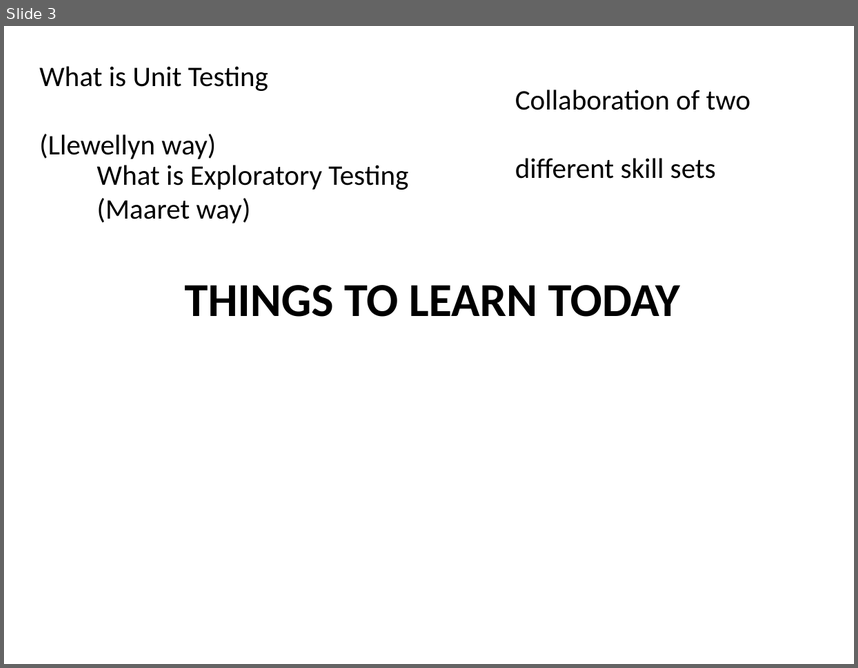
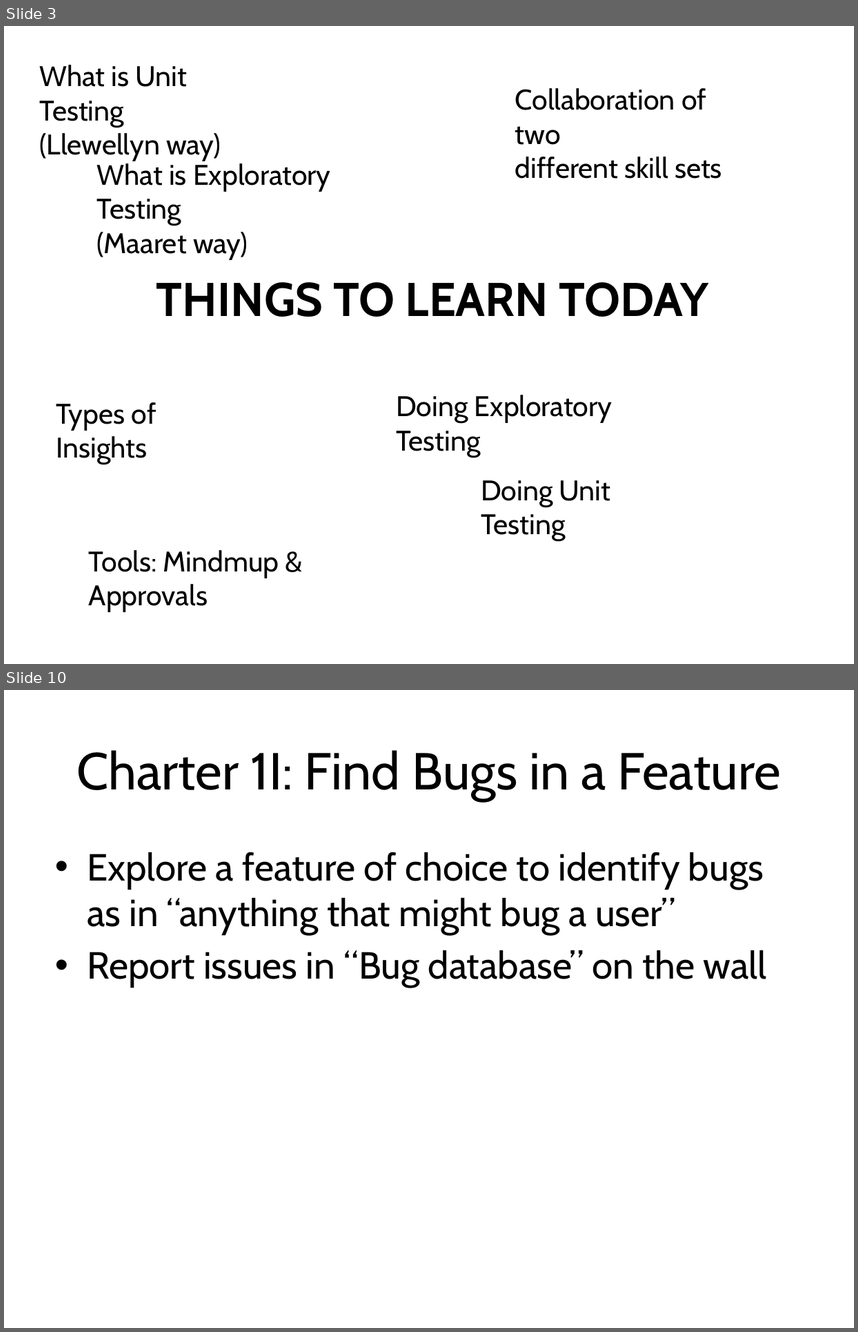
Before and after one commit to isidore/darkFunction-Editor, a slide deck: Courseware/Slides.pptx. Shown one above the other, each under a label of ours: slide 3 before the commit, slides 3 and 10 after it; the slides between them are not shown. The pictures are 858x668 and 858x1332 pixels, drawn with LibreOffice and Linux fonts; fonts in the diff are those of the drawing. Boxes give left, top, right and bottom in pixels: in the first picture for what was removed or moved away, otherwise in the second. Text is boxed around its words. In the diff, an @@ line names an element or a change of style, - is before the commit and + after.

```diff
--- a/Courseware/Slides.pptx
+++ b/Courseware/Slides.pptx
@@ slide 10 added at [4,690,854,1328], background #FFFFFF @@
@@ title added at [76,750,781,800], 44 pt, text #000000 @@
+Charter 1I: Find Bugs in a Feature
@@ text added at [87,852,767,987], 32 pt, text #000000 @@
+• Explore a feature of choice to identify bugs as in “anything that might bug a user”
+• Report issues in “Bug database” on the wall
@@ slide 3 changed as well @@
@@ font Calibri to Cabin in 4 elements at [156,282,708,316], [39,65,221,161], [97,163,331,260], [515,88,722,178] @@
@@ text added at [396,394,613,457], 24 pt, text #000000 @@
+Doing Exploratory Testing
@@ text added at [56,402,156,464], 24 pt, text #000000 @@
+Types of Insights
@@ text added at [481,480,611,541], 24 pt, text #000000 @@
+Doing Unit Testing
@@ text added at [89,550,279,612], 24 pt, text #000000 @@
+Tools: Mindmup & Approvals
```
Also in this commit, not shown: 4 other slides changed, 6 other slides added, 2 slides removed.
